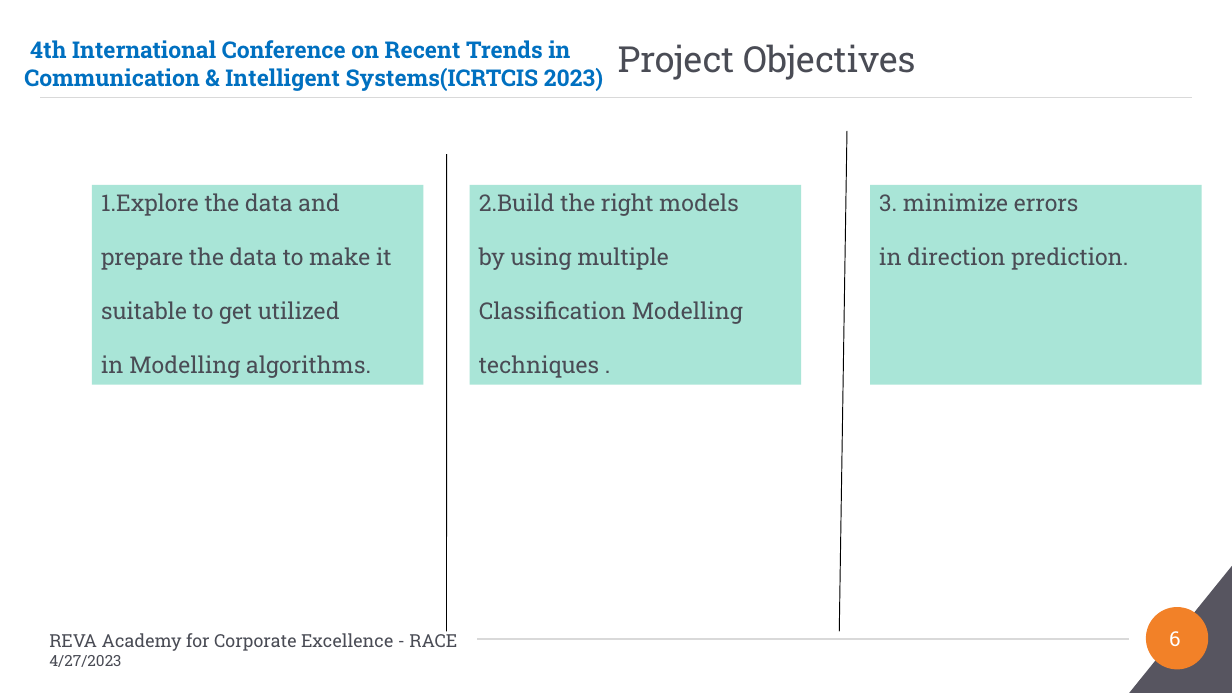
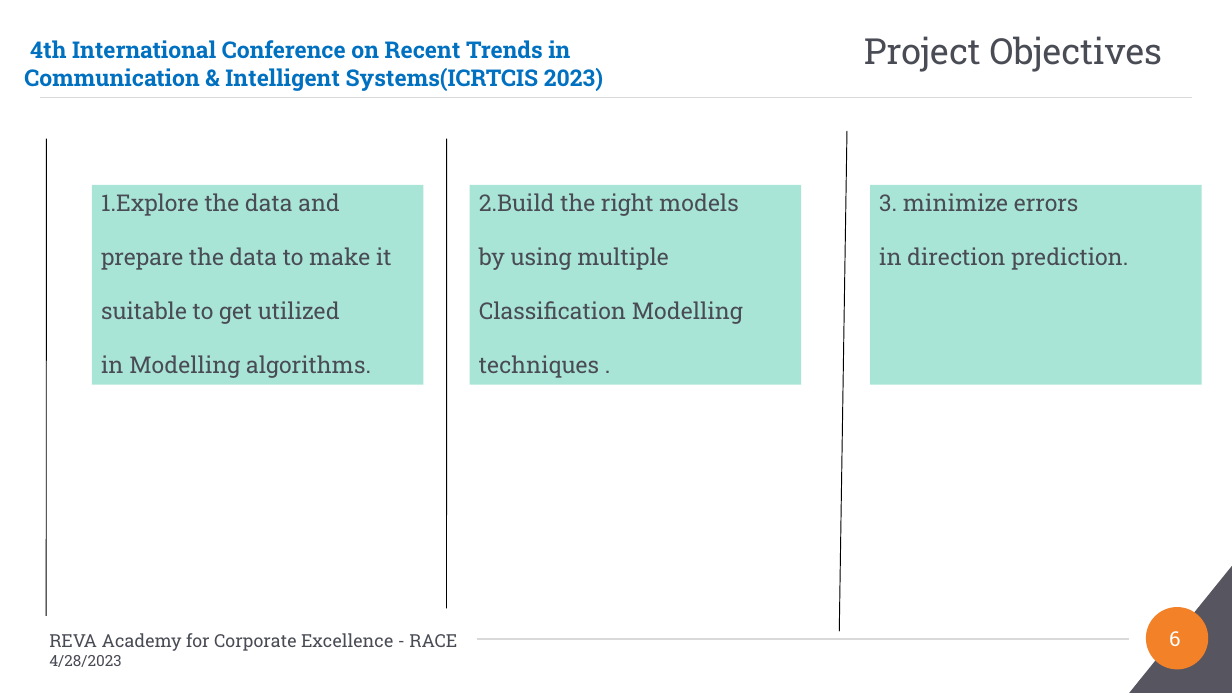
Before and after one commit to Embedded-org/ACCOMPLISHMENTS, a slide deck: slide 6 of RACE_CAPSTONE_PROJECT2/Conference_Paper2/PaperID-180_Direction Detection of Select Stocks with Machine Learning.pptx. Drawn at 1232x693 pixels with LibreOffice and Linux fonts; fonts in the diff are those of the drawing; background and template pictures are left out. Boxes give left, top, right and bottom in pixels: in the first picture for what was removed or moved away, otherwise in the second. Text is boxed around its words. In the diff, an @@ line names an element or a change of style, - is before the commit and + after.

```diff
--- a/RACE_CAPSTONE_PROJECT2/Conference_Paper2/PaperID-180_Direction Detection of Select Stocks with Machine Learning.pptx
+++ b/RACE_CAPSTONE_PROJECT2/Conference_Paper2/PaperID-180_Direction Detection of Select Stocks with Machine Learning.pptx
@@ title "Project Objectives": place and size @@
-title "Project Objectives" at (618, 44, 915, 80)
+title "Project Objectives" at (864, 36, 1162, 72)
@@ line moved from (446, 154) - (446, 631) to (46, 139) - (46, 616) @@
@@ line added from (446, 139) to (446, 608), #000000 0.75 pt @@
@@ text at (49, 655, 121, 667): text changed @@
-4/27/2023
+4/28/2023
```
Also in this commit, not shown: 22 other slides changed.
